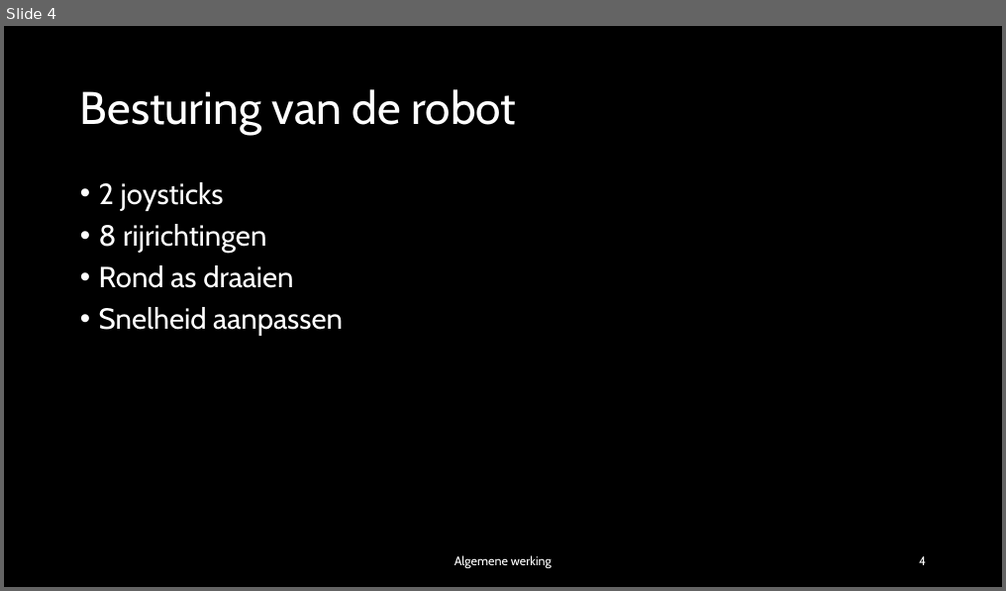
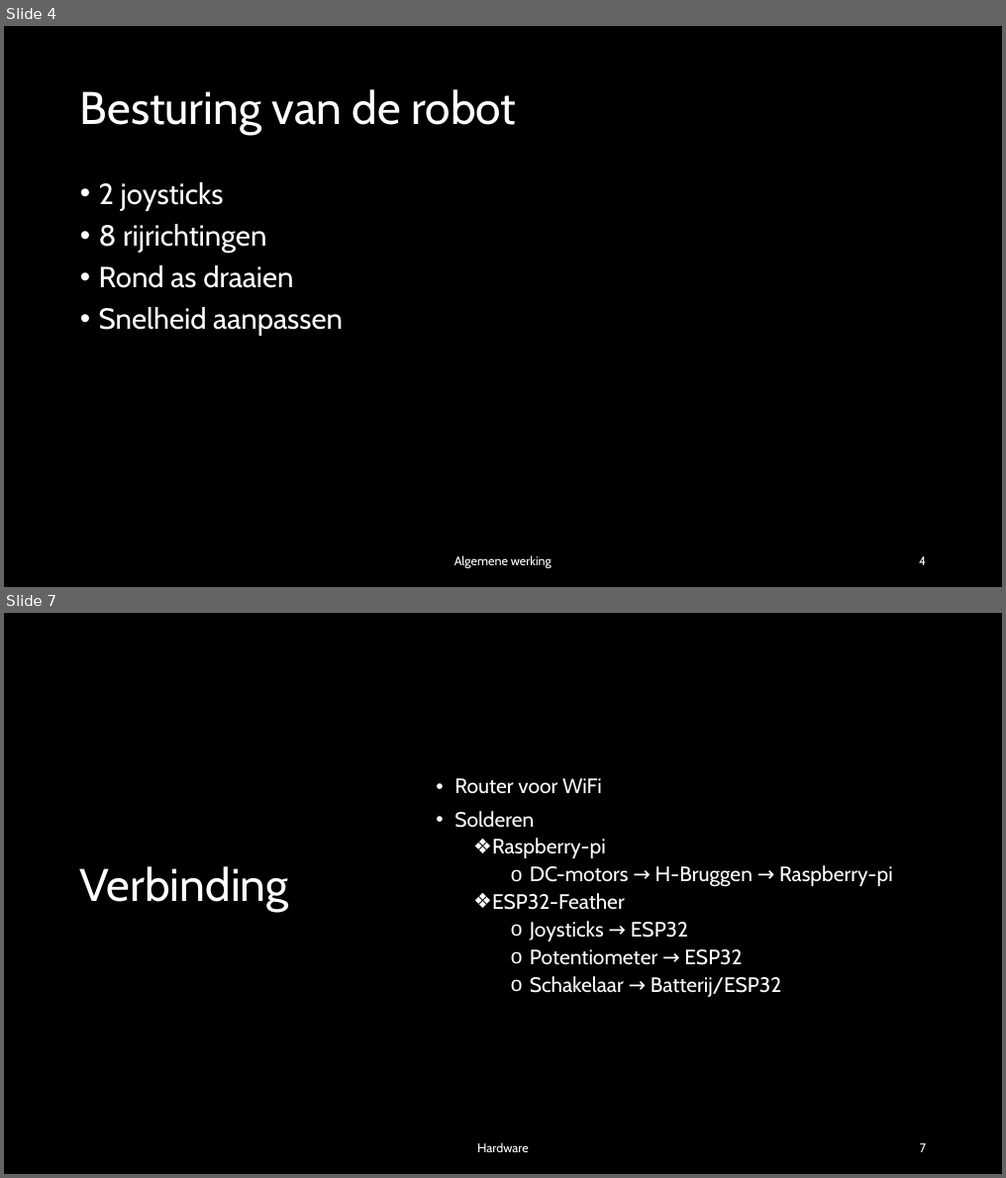
Before and after one commit to Nowie69/Eindproject-Robot-6ICW, a slide deck: Robot met mecanum wheels.pptx. Shown one above the other, each under a label of ours: slide 4 before the commit, slides 4 and 7 after it; the slides between them are not shown. The pictures are 1006x591 and 1006x1178 pixels, drawn with LibreOffice and Linux fonts; fonts in the diff are those of the drawing; background and template pictures are left out; a plain dark background stands for a picture behind light text. Boxes give left, top, right and bottom in pixels: in the first picture for what was removed or moved away, otherwise in the second. Text is boxed around its words. In the diff, an @@ line names an element or a change of style, - is before the commit and + after.

```diff
--- a/Robot met mecanum wheels.pptx
+++ b/Robot met mecanum wheels.pptx
@@ slide 7 added at (x1=4, y1=613, x2=1002, y2=1174), background picture (left out) @@
@@ rectangle added at (x1=4, y1=613, x2=1002, y2=1174), fill #000000 @@
@@ text added at (x1=454, y1=778, x2=893, y2=997), 20 pt, text #FFFFFF @@
+• Router voor WiFi
+• Solderen
+  ❖ Raspberry-pi
+    o DC-motors → H-Bruggen → Raspberry-pi
+  ❖ ESP32-Feather
+    o Joysticks → ESP32
+    o Potentiometer → ESP32
+    o Schakelaar → Batterij/ESP32
@@ title added at (x1=80, y1=866, x2=289, y2=912), 44 pt, text #FFFFFF @@
+Verbinding
@@ text added at (x1=477, y1=1143, x2=529, y2=1153), 12 pt, text #FFFFFF @@
+Hardware
@@ page number added at (x1=920, y1=1144, x2=926, y2=1153), 12 pt, text #FFFFFF @@
+7
```
Also in this commit, not shown: 3 slides changed, 7 other slides added, 1 other file.
